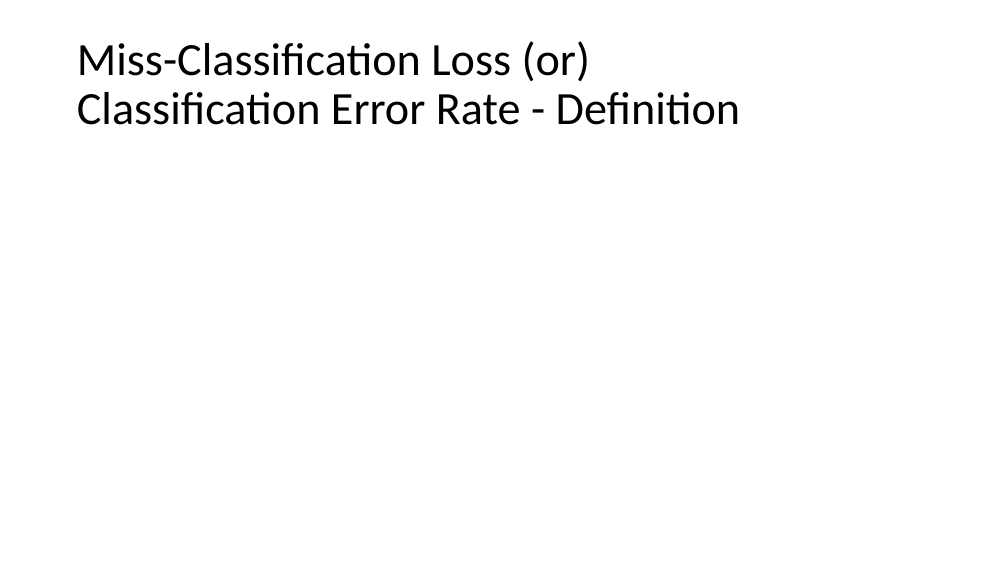
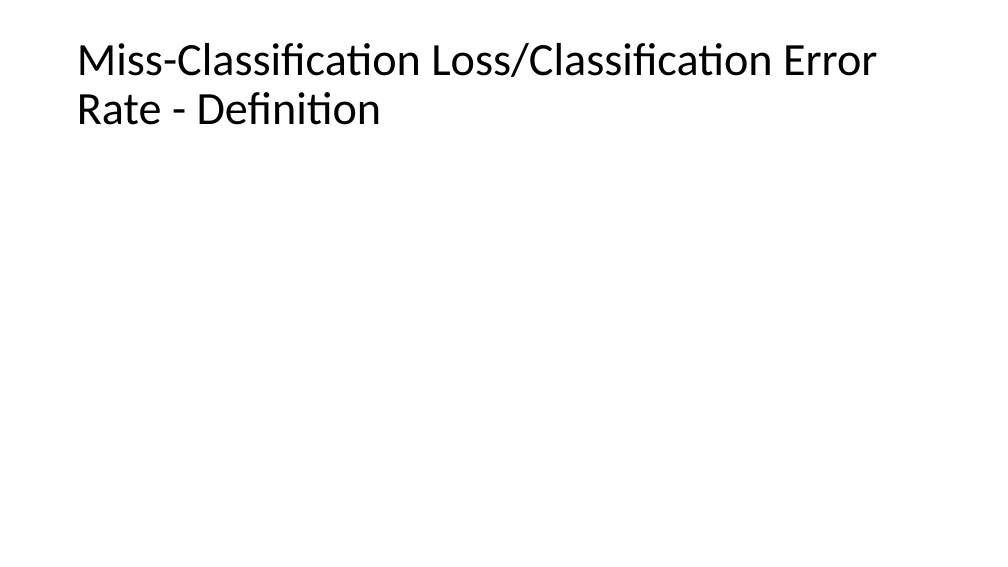
Before and after one commit to meenakshsundaram/AIML, a slide deck: slide 20 of DecisionTrees/DecisionTrees.pptx. Drawn at 1008x567 pixels with LibreOffice and Linux fonts; fonts in the diff are those of the drawing; grey boxes stand for pictures. Boxes give left, top, right and bottom in pixels: in the first picture for what was removed or moved away, otherwise in the second. Text is boxed around its words. In the diff, an @@ line names an element or a change of style, - is before the commit and + after.

```diff
--- a/DecisionTrees/DecisionTrees.pptx
+++ b/DecisionTrees/DecisionTrees.pptx
@@ title at box(77, 43, 877, 125): text changed @@
-Miss-Classification Loss (or)
-Classification Error Rate - Definition
+Miss-Classification Loss/Classification Error Rate - Definition
```
Also in this commit, not shown: 7 other slides changed, 7 slides added, 4 slides removed.
